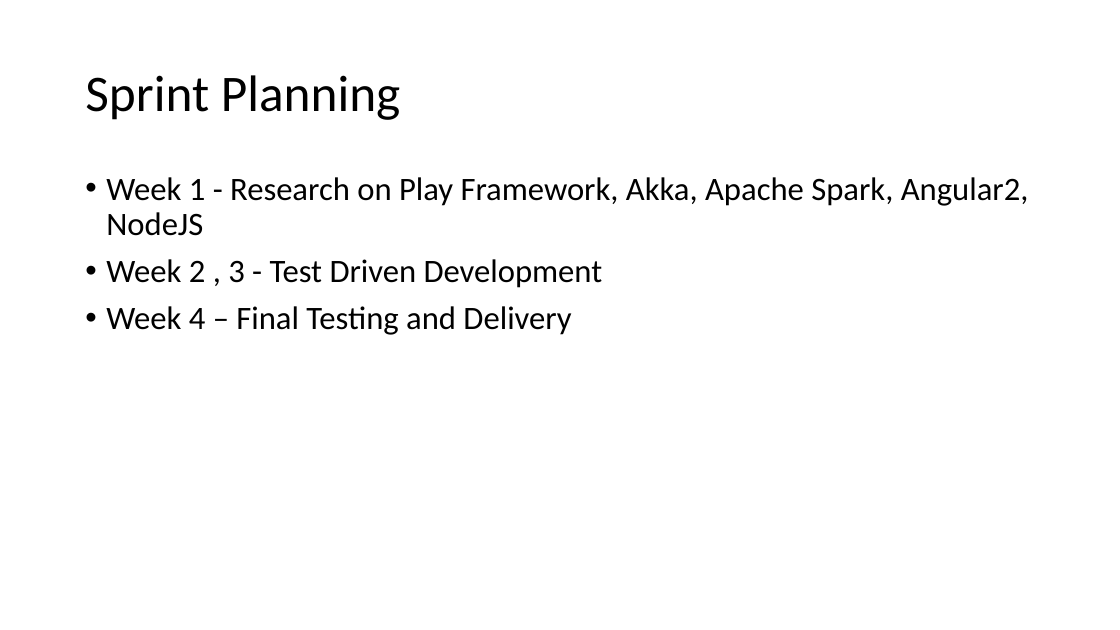
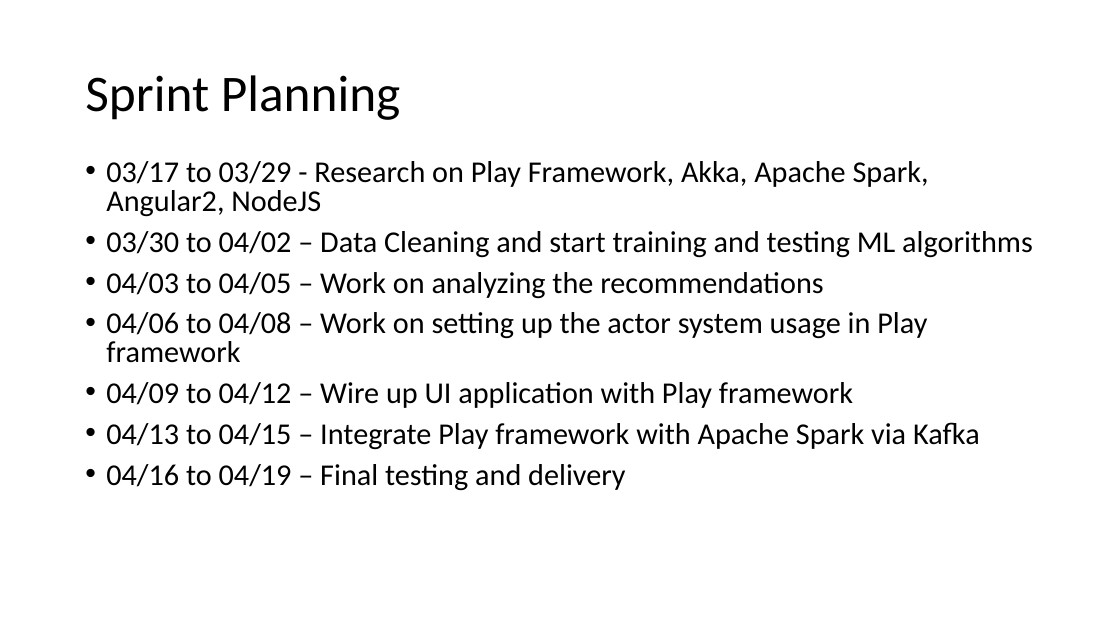
Before and after one commit to chakrabortian/realtimemusicrecommendationapp, a slide deck: slide 6 of Music Recommender - Planning.pptx. Drawn at 1120x630 pixels with LibreOffice and Linux fonts; fonts in the diff are those of the drawing. Boxes give left, top, right and bottom in pixels: in the first picture for what was removed or moved away, otherwise in the second. Text is boxed around its words. In the diff, an @@ line names an element or a change of style, - is before the commit and + after.

```diff
--- a/Music Recommender - Planning.pptx
+++ b/Music Recommender - Planning.pptx
@@ text at [106, 161, 1033, 491]: text changed; size 28 to 25.9 pt @@
-• Week 1 - Research on Play Framework, Akka, Apache Spark, Angular2, NodeJS
-• Week 2 , 3 - Test Driven Development
-• Week 4 – Final Testing and Delivery
+• 03/17 to 03/29 - Research on Play Framework, Akka, Apache Spark, Angular2, NodeJS
+• 03/30 to 04/02 – Data Cleaning and start training and testing ML algorithms
+• 04/03 to 04/05 – Work on analyzing the recommendations
+• 04/06 to 04/08 – Work on setting up the actor system usage in Play framework
+• 04/09 to 04/12 – Wire up UI application with Play framework
+• 04/13 to 04/15 – Integrate Play framework with Apache Spark via Kafka
+• 04/16 to 04/19 – Final testing and delivery
```
Also in this commit, not shown: 4 other slides changed.
